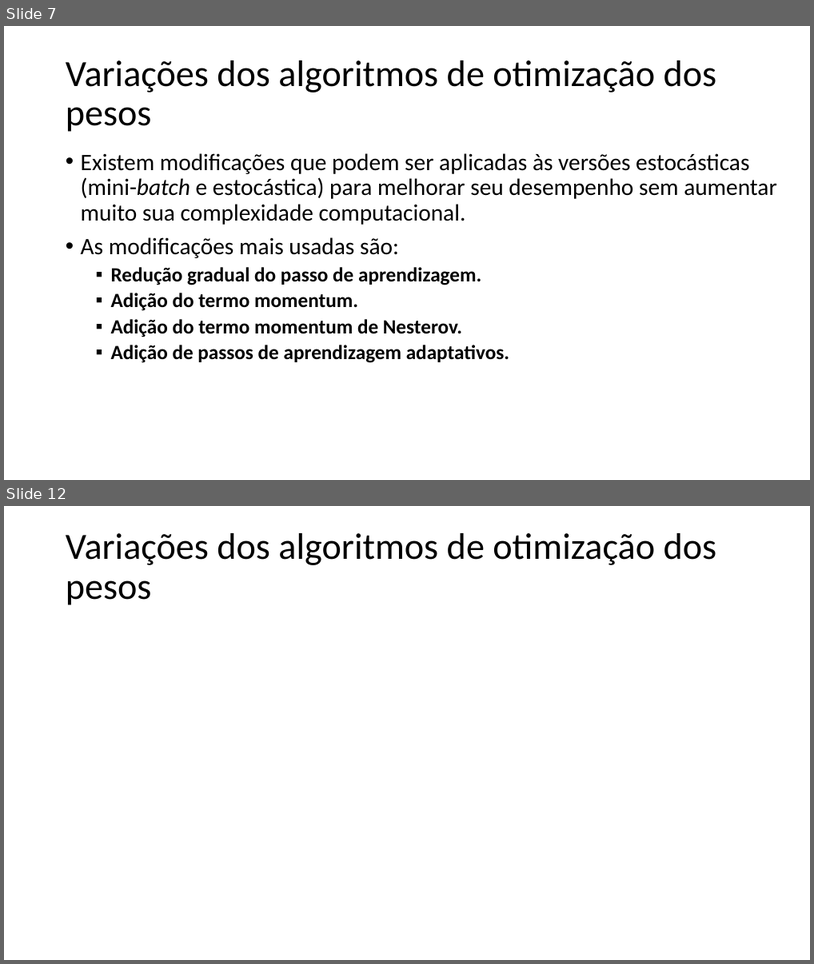
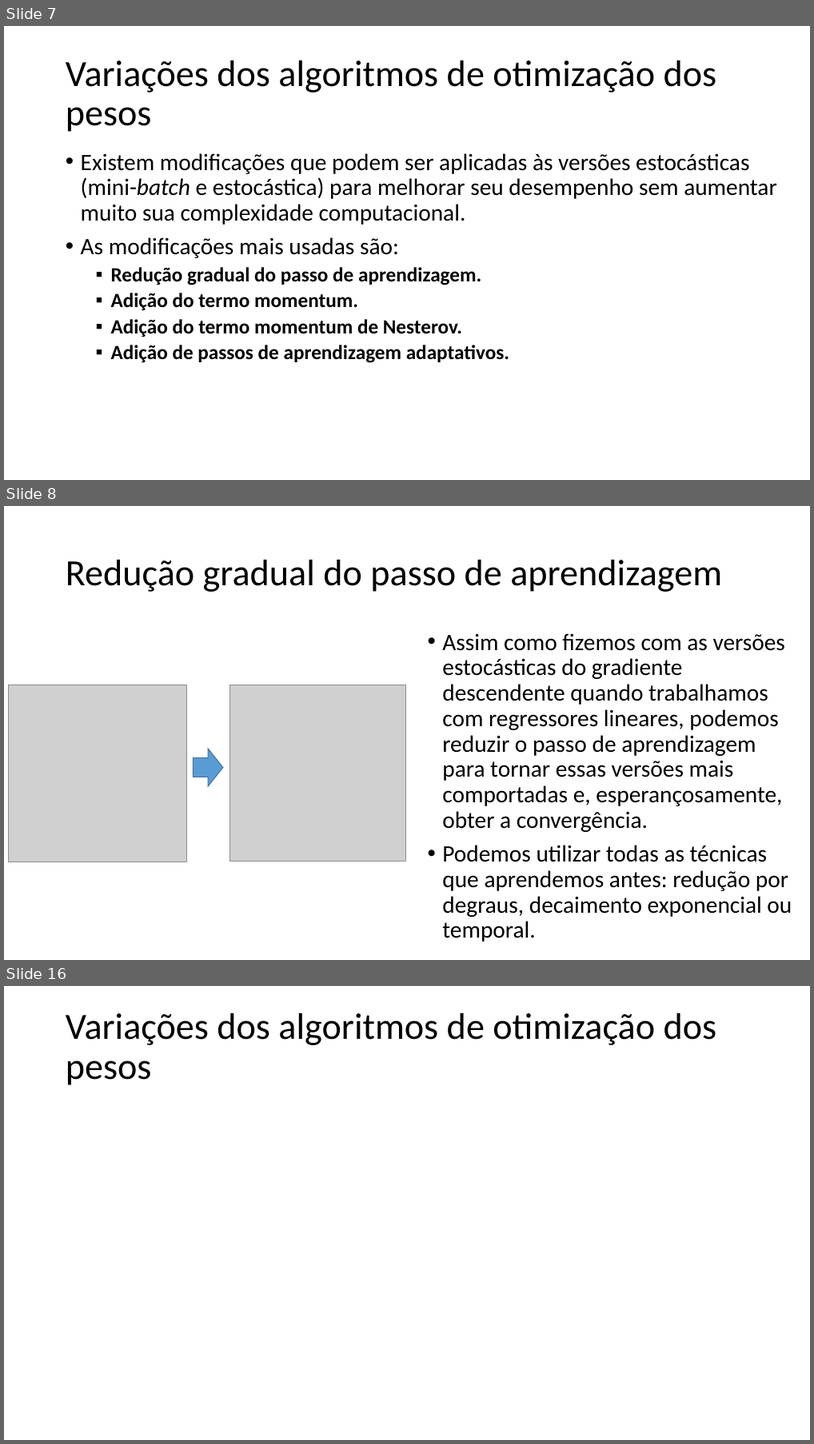
Before and after one commit to zz4fap/t320_aprendizado_de_maquina, a slide deck: slides/T320_Redes_Neurais_Artificiais (Parte IV).pptx. Shown one above the other, each under a label of ours: slides 7 and 12 before the commit, slides 7, 8 and 16 after it; the slides between them are not shown. The pictures are 814x964 and 814x1444 pixels, drawn with LibreOffice and Linux fonts; fonts in the diff are those of the drawing; grey boxes stand for pictures. Boxes give left, top, right and bottom in pixels: in the first picture for what was removed or moved away, otherwise in the second. Text is boxed around its words. In the diff, an @@ line names an element or a change of style, - is before the commit and + after.

```diff
--- a/slides/T320_Redes_Neurais_Artificiais (Parte IV).pptx
+++ b/slides/T320_Redes_Neurais_Artificiais (Parte IV).pptx
@@ slide 8 added at (4, 506, 810, 960), background #FFFFFF @@
@@ title added at (66, 560, 722, 592), 44 pt, text #000000 @@
+Redução gradual do passo de aprendizagem
@@ text added at (442, 633, 792, 941), 28 pt, text #000000 @@
+• Assim como fizemos com as versões estocásticas do gradiente descendente quando trabalhamos com regressores lineares, podemos reduzir o passo de aprendizagem para tornar essas versões mais comportadas e, esperançosamente, obter a convergência.
+• Podemos utilizar todas as técnicas que aprendemos antes: redução por degraus, decaimento exponencial ou temporal.
@@ picture added at (8, 684, 186, 862) @@
@@ picture added at (230, 685, 406, 861) @@
@@ right arrow added at (194, 748, 223, 787), fill #5B9BD5, outline #43739E 1 pt @@
@@ what was slide 12 is now slide 16 @@
```
Also in this commit, not shown: 1 slide changed, 6 other slides added, 3 slides removed, 1 other file.
